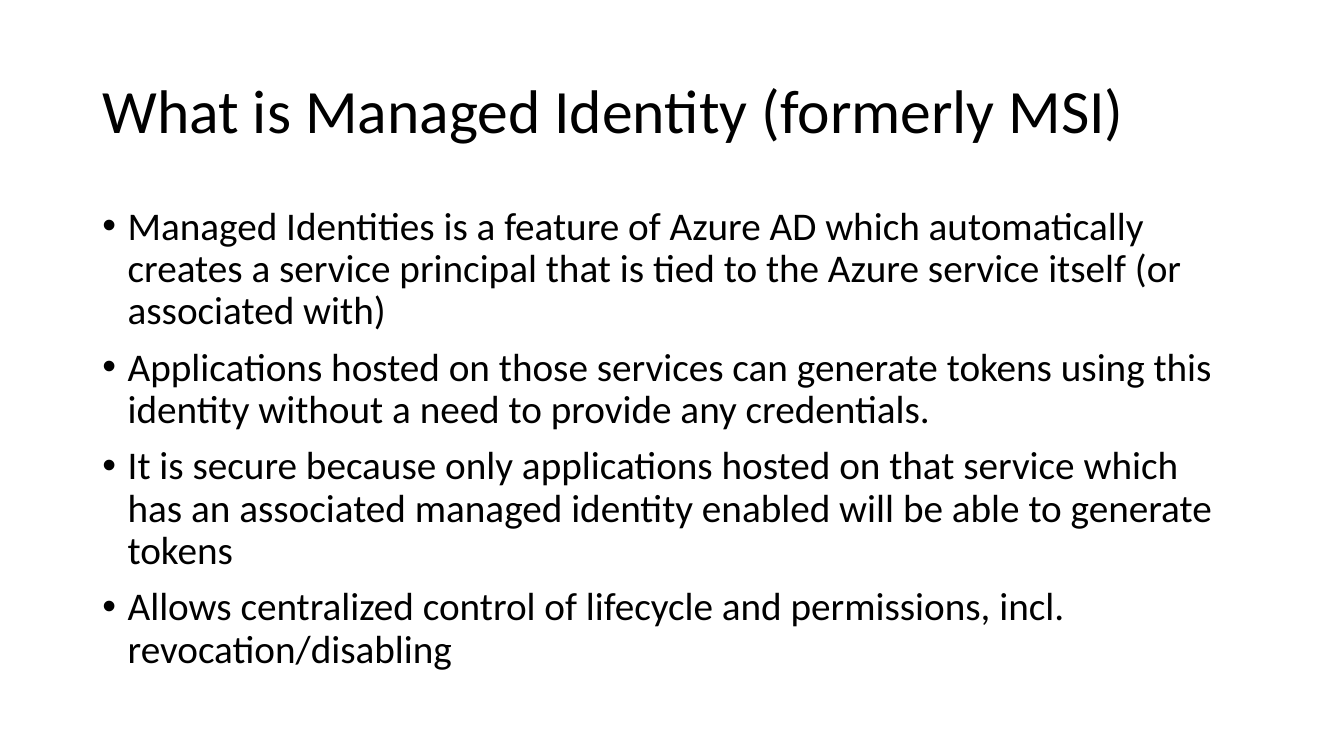
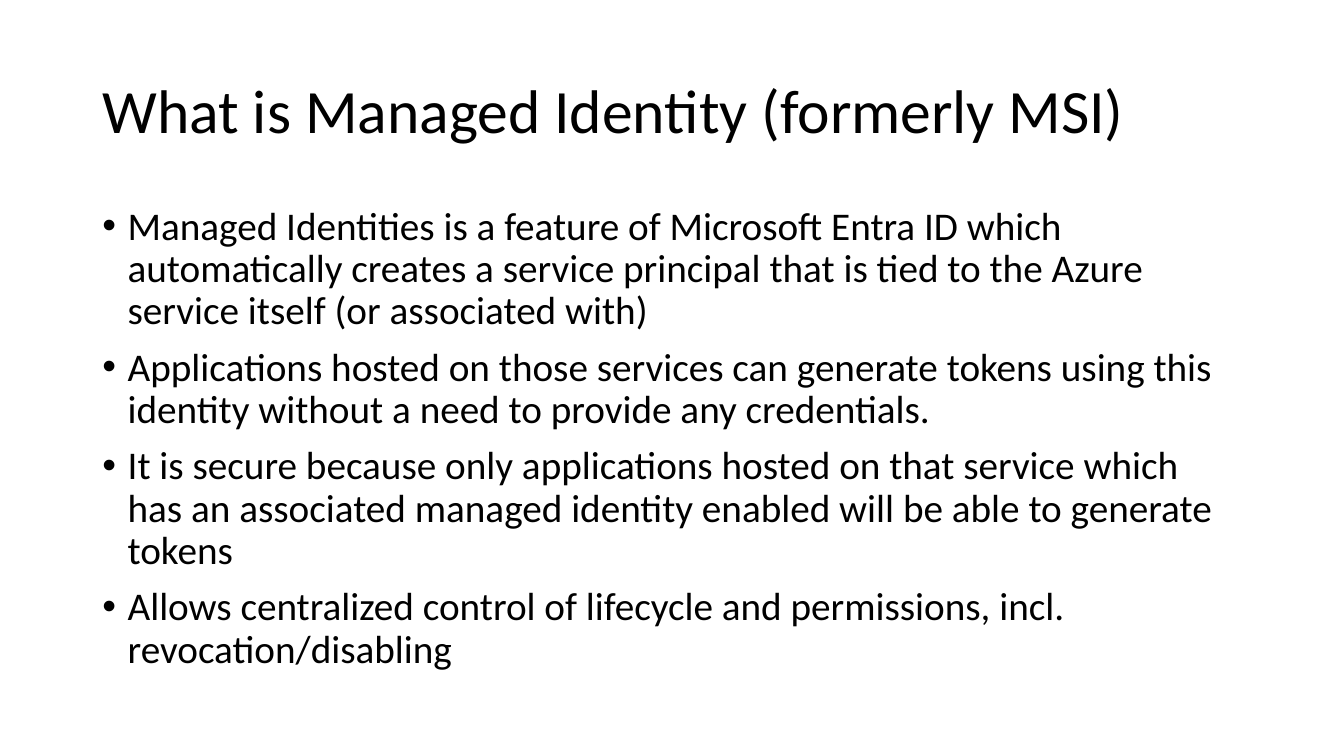
Before and after one commit to ErikEJ/CloudBurstDemo, a slide deck: slide 4 of ManagedIdentity.pptx. Drawn at 1344x756 pixels with LibreOffice and Linux fonts; fonts in the diff are those of the drawing. Boxes give left, top, right and bottom in pixels: in the first picture for what was removed or moved away, otherwise in the second. Text is boxed around its words. In the diff, an @@ line names an element or a change of style, - is before the commit and + after.

```diff
--- a/ManagedIdentity.pptx
+++ b/ManagedIdentity.pptx
@@ text at (x1=128, y1=212, x2=1143, y2=330): text changed @@
-• Managed Identities is a feature of Azure AD which automatically creates a service principal that is tied to the Azure service itself (or associated with)
+• Managed Identities is a feature of Microsoft Entra ID which automatically creates a service principal that is tied to the Azure service itself (or associated with)
```
Also in this commit, not shown: 4 other slides changed, 2 slides added.
